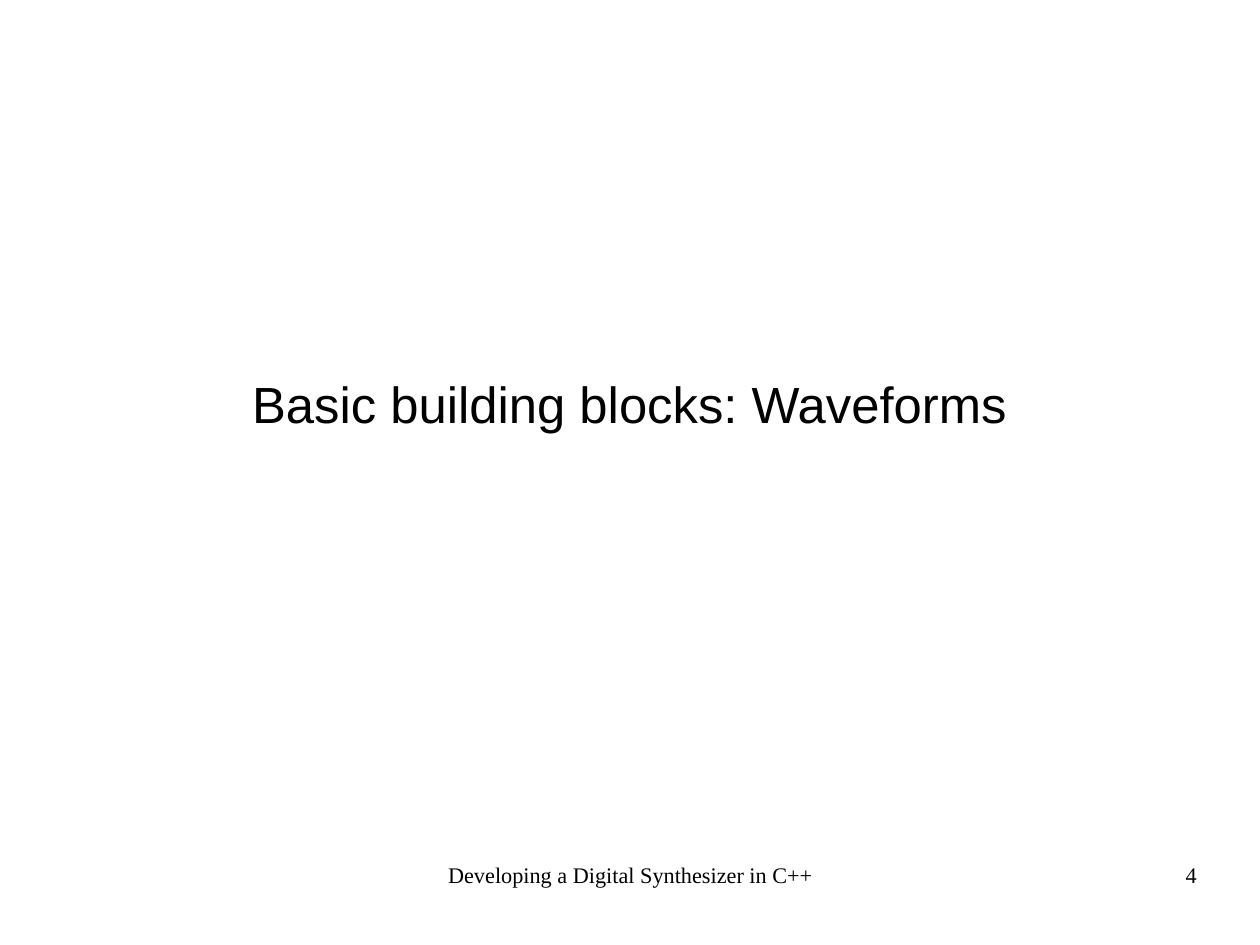
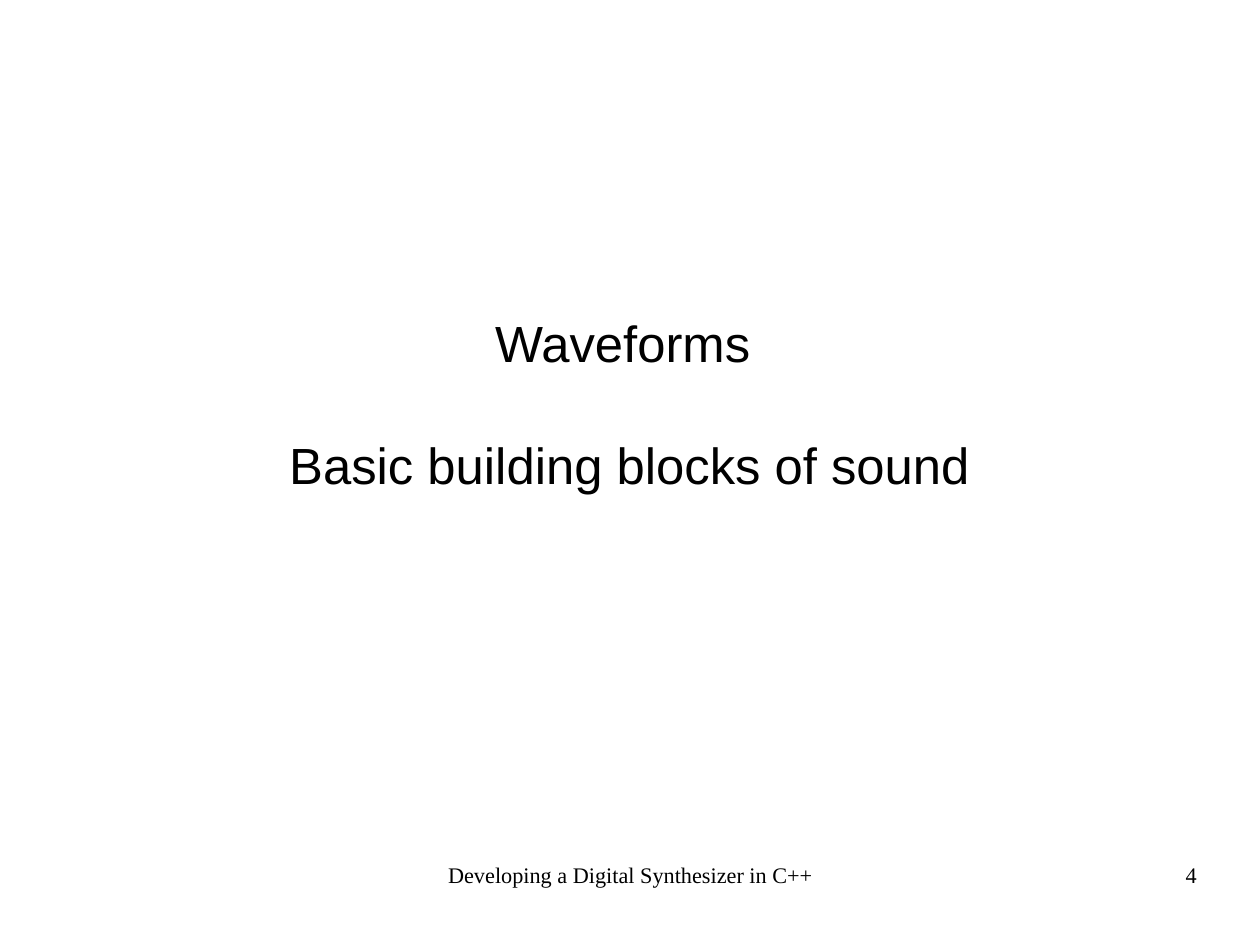
Before and after one commit to goldsborough/Matura, a slide deck: slide 4 of vwa/vwa.odp. Drawn at 1260x945 pixels with LibreOffice and Linux fonts; fonts in the diff are those of the drawing. Boxes give left, top, right and bottom in pixels: in the first picture for what was removed or moved away, otherwise in the second. Text is boxed around its words. In the diff, an @@ line names an element or a change of style, - is before the commit and + after.

```diff
--- a/vwa/vwa.odp
+++ b/vwa/vwa.odp
@@ subtitle at (289,325,969,495): text changed @@
-Basic building blocks: Waveforms
+Waveforms
+Basic building blocks of sound
```
Also in this commit, not shown: 6 slides added, 16 other files.
